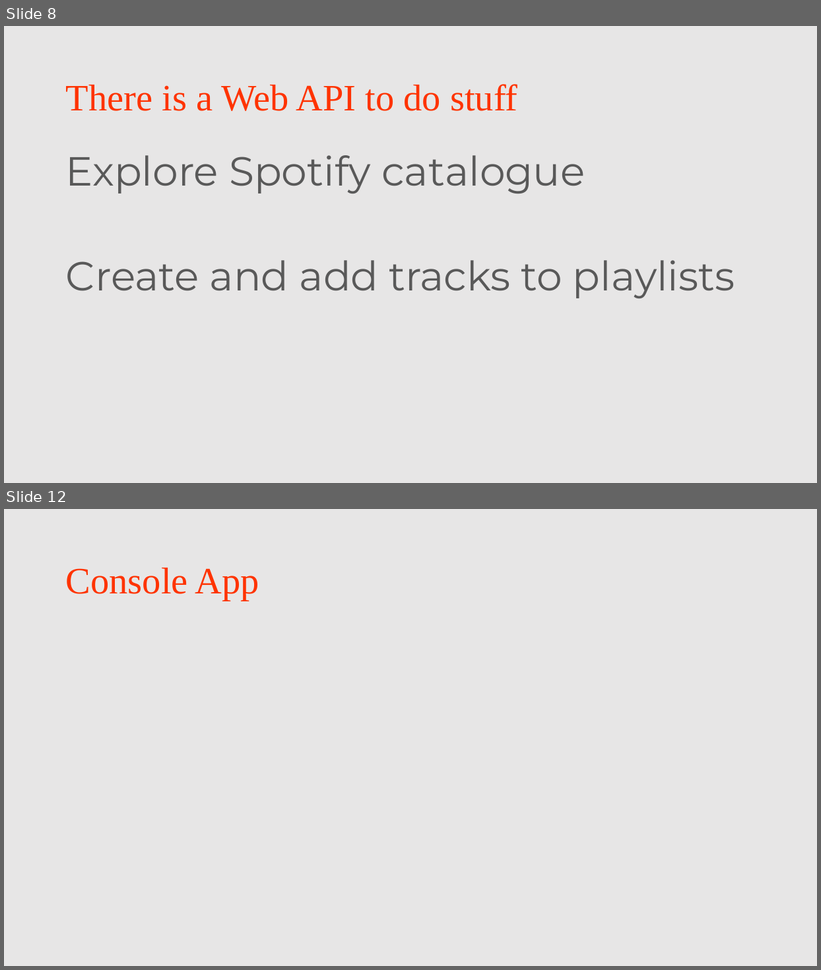
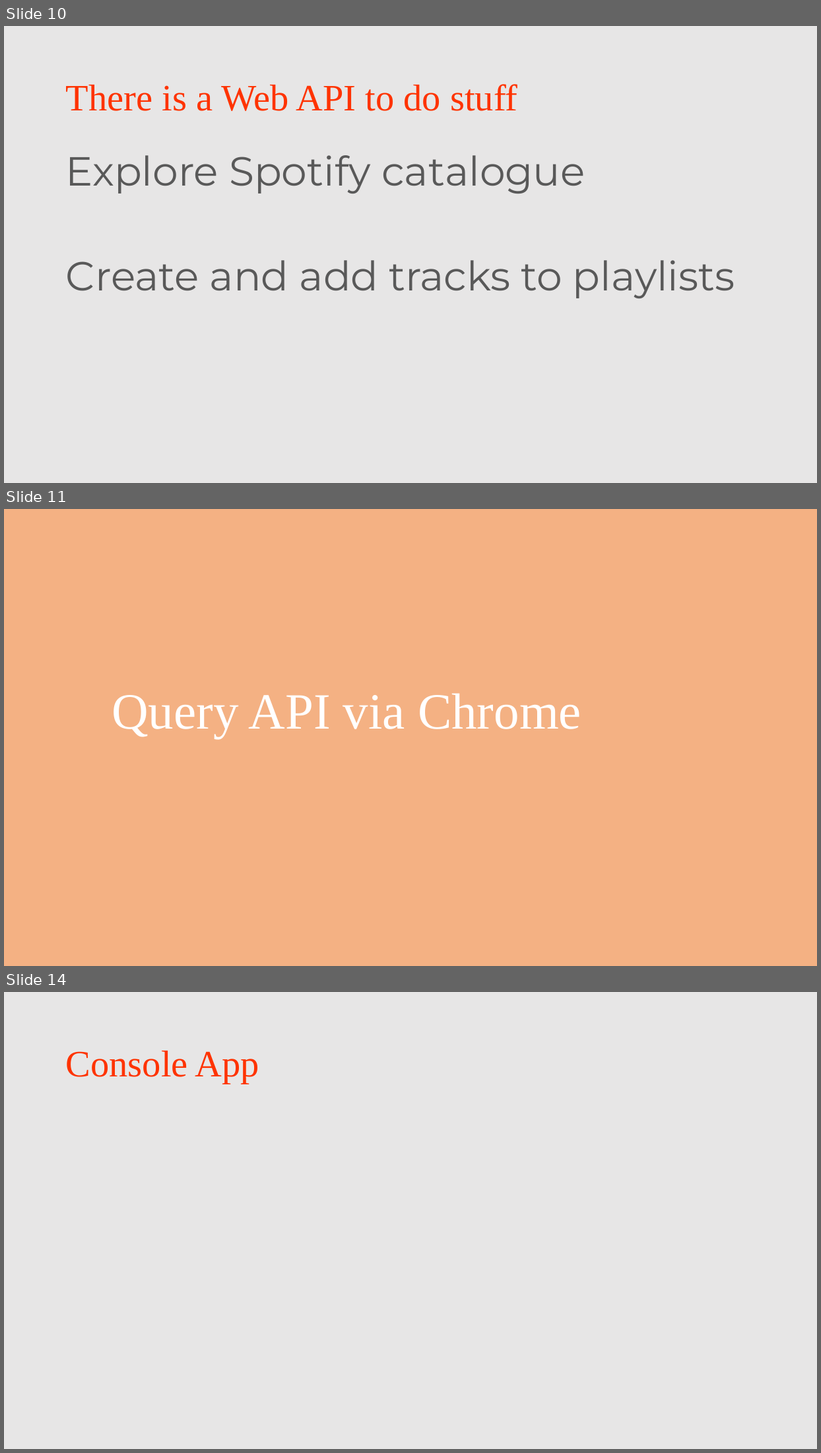
Before and after one commit to djhmateer/davesmusic, a slide deck: Documents/DavesTopMusic.pptx. Shown one above the other, each under a label of ours: slides 8 and 12 before the commit, slides 10, 11 and 14 after it; the slides between them are not shown. The pictures are 821x970 and 821x1453 pixels, drawn with LibreOffice and Linux fonts; fonts in the diff are those of the drawing; background and template pictures are left out. Boxes give left, top, right and bottom in pixels: in the first picture for what was removed or moved away, otherwise in the second. Text is boxed around its words. In the diff, an @@ line names an element or a change of style, - is before the commit and + after.

```diff
--- a/Documents/DavesTopMusic.pptx
+++ b/Documents/DavesTopMusic.pptx
@@ slide 11 added at box(4, 509, 817, 966), background #F4B183 @@
@@ title added at box(112, 693, 582, 739), 60 pt, text #FFFFFF @@
+Query API via Chrome
@@ what was slide 8 is now slide 10 @@
@@ what was slide 12 is now slide 14 @@
```
Also in this commit, not shown: 2 slides changed, 19 other slides added, 1 other file.
